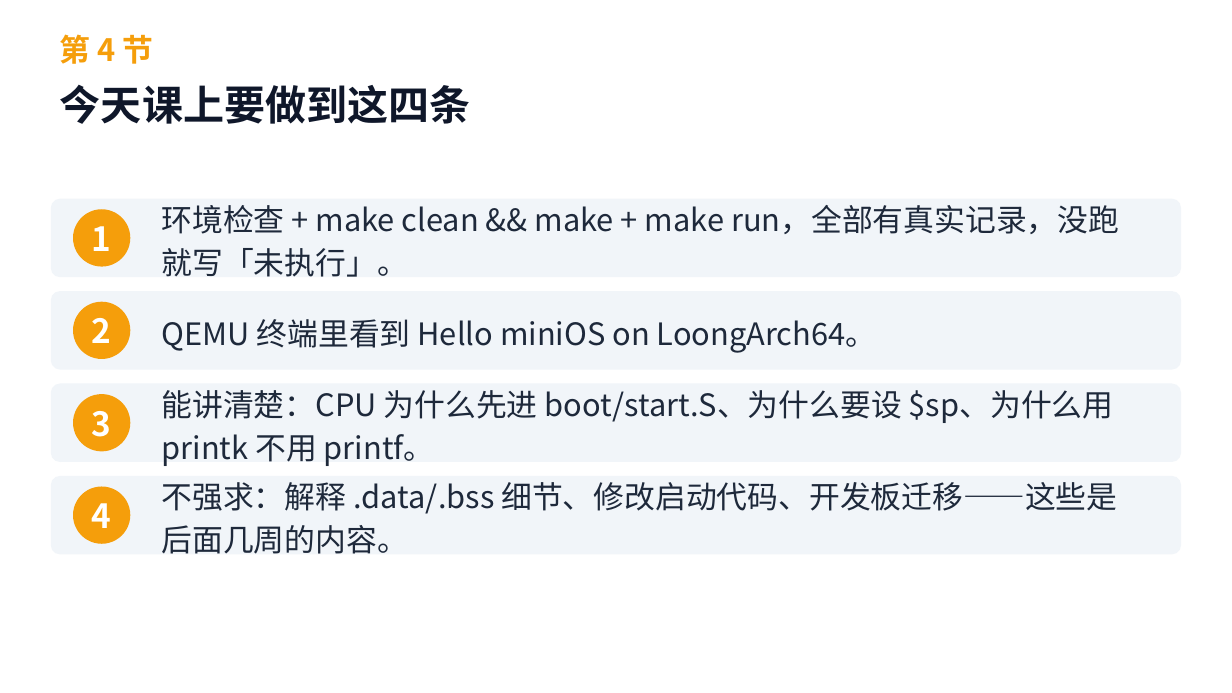
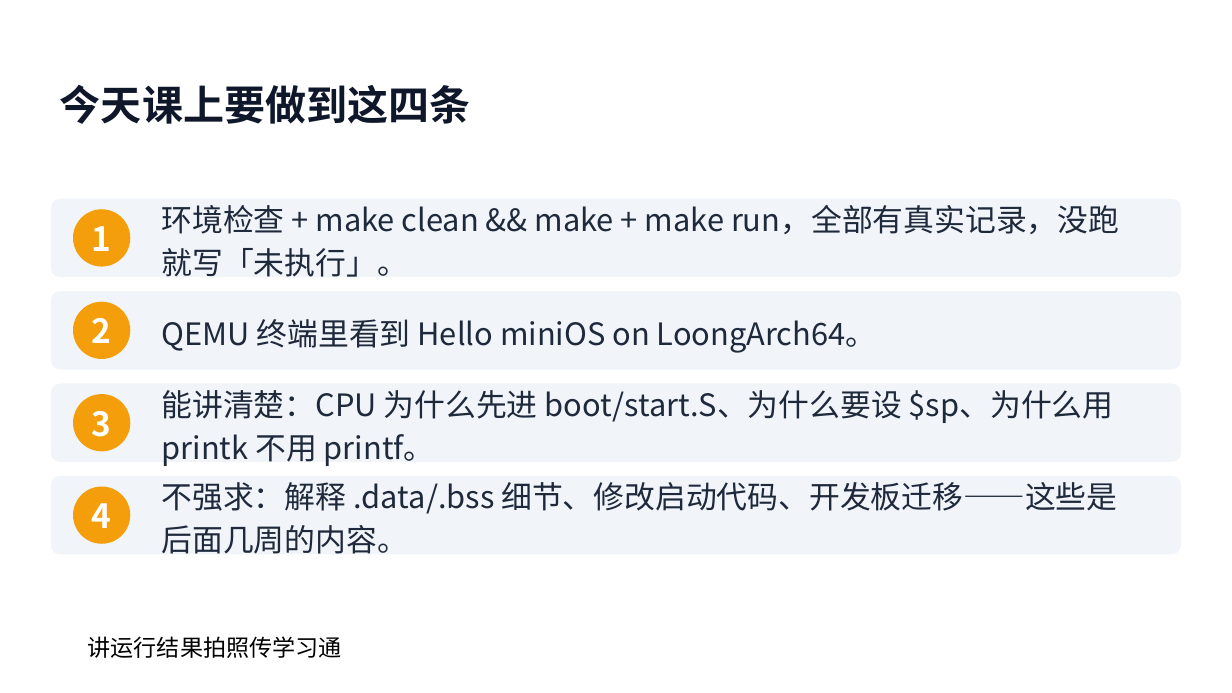
Before and after one commit to cxi218447-byte/miniOS, a slide deck: slide 42 of docs/week01/week01_qemu_hello_course.pptx (slide 38 before the commit). Drawn at 1232x693 pixels with LibreOffice and Linux fonts; fonts in the diff are those of the drawing. Boxes give left, top, right and bottom in pixels: in the first picture for what was removed or moved away, otherwise in the second. Text is boxed around its words. In the diff, an @@ line names an element or a change of style, - is before the commit and + after.

```diff
--- a/docs/week01/week01_qemu_hello_course.pptx
+++ b/docs/week01/week01_qemu_hello_course.pptx
@@ text removed at bbox=[60, 34, 154, 64] @@
-第 4 节
@@ text added at bbox=[88, 636, 342, 658], 18 pt, text #000000 @@
+讲运行结果拍照传学习通
```
Also in this commit, not shown: 32 other slides changed, 5 slides added, 2 slides removed, 16 other files.
